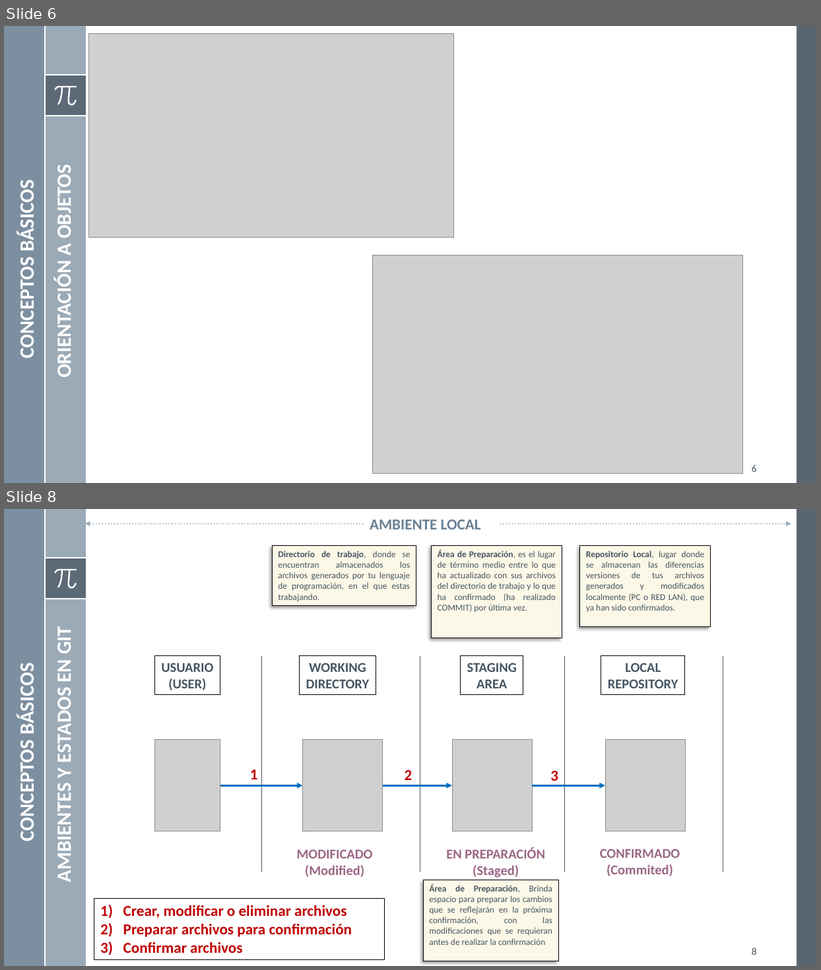
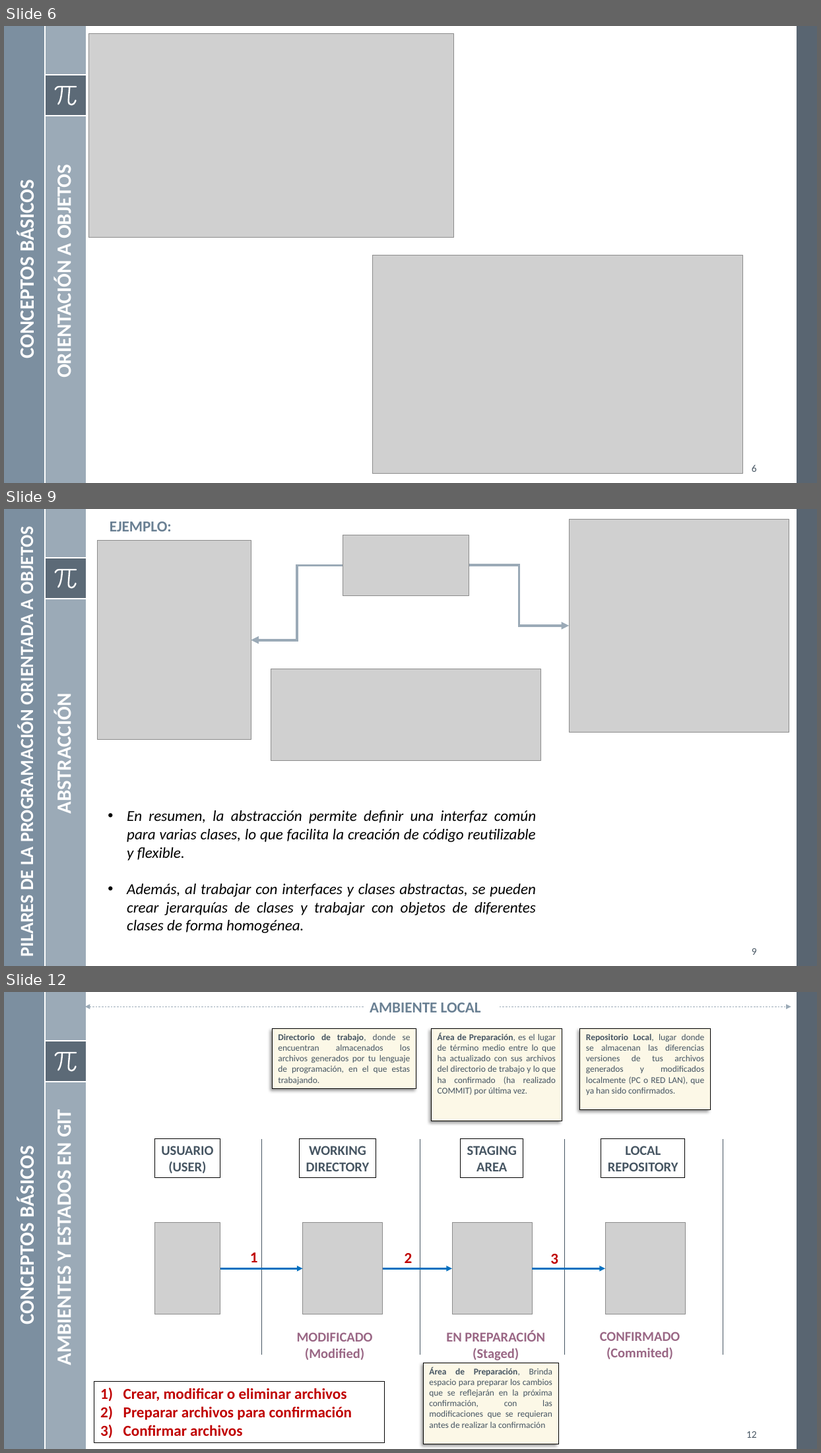
Before and after one commit to mgutierreza/Know, a slide deck: Programacion/POO/POO.pptx. Shown one above the other, each under a label of ours: slides 6 and 8 before the commit, slides 6, 9 and 12 after it; the slides between them are not shown. The pictures are 821x970 and 821x1453 pixels, drawn with LibreOffice and Linux fonts; fonts in the diff are those of the drawing; grey boxes stand for pictures. Boxes give left, top, right and bottom in pixels: in the first picture for what was removed or moved away, otherwise in the second. Text is boxed around its words. In the diff, an @@ line names an element or a change of style, - is before the commit and + after.

Commit message:
Carga de pilares de programacion OO
Carga de pilares de programacion OO

```diff
--- a/Programacion/POO/POO.pptx
+++ b/Programacion/POO/POO.pptx
@@ slide 9 added at [4, 509, 817, 966], background #FFFFFF; not listed: 8 template elements that a slide beside it also shows @@
@@ text added at [110, 522, 172, 531], 18 pt, text #6A8093, bold @@
+EJEMPLO:
@@ picture added at [569, 520, 789, 733] @@
@@ text added at [15, 533, 38, 955], 22 pt, text #FFFFFF, bold @@
+PILARES DE LA PROGRAMACIÓN ORIENTADA A OBJETOS
@@ picture added at [97, 541, 251, 739] @@
@@ picture added at [343, 535, 469, 595] @@
@@ elbow arrow added from (343, 565) to (251, 640), #9BAAB7 3 pt @@
@@ elbow arrow added from (469, 565) to (569, 626), #9BAAB7 3 pt @@
@@ picture added at [271, 669, 541, 761] @@
@@ text added at [52, 707, 77, 811], 24 pt, text #FFFFFF, bold @@
+ABSTRACCIÓN
@@ text added at [127, 811, 536, 933], 18 pt, text #000000, italic @@
+• En resumen, la abstracción permite definir una interfaz común para varias clases, lo que facilita la creación de código reutilizable y flexible.
+• Además, al trabajar con interfaces y clases abstractas, se pueden crear jerarquías de clases y trabajar con objetos de diferentes clases de forma homogénea.
@@ page number added at [752, 949, 757, 955], 12 pt, text #465562 @@
+9
@@ what was slide 8 is now slide 12 @@
@@ page number at [746, 1432, 757, 1438]: text changed @@
-8
+12
```
Also in this commit, not shown: 1 slide changed, 3 other slides added.
